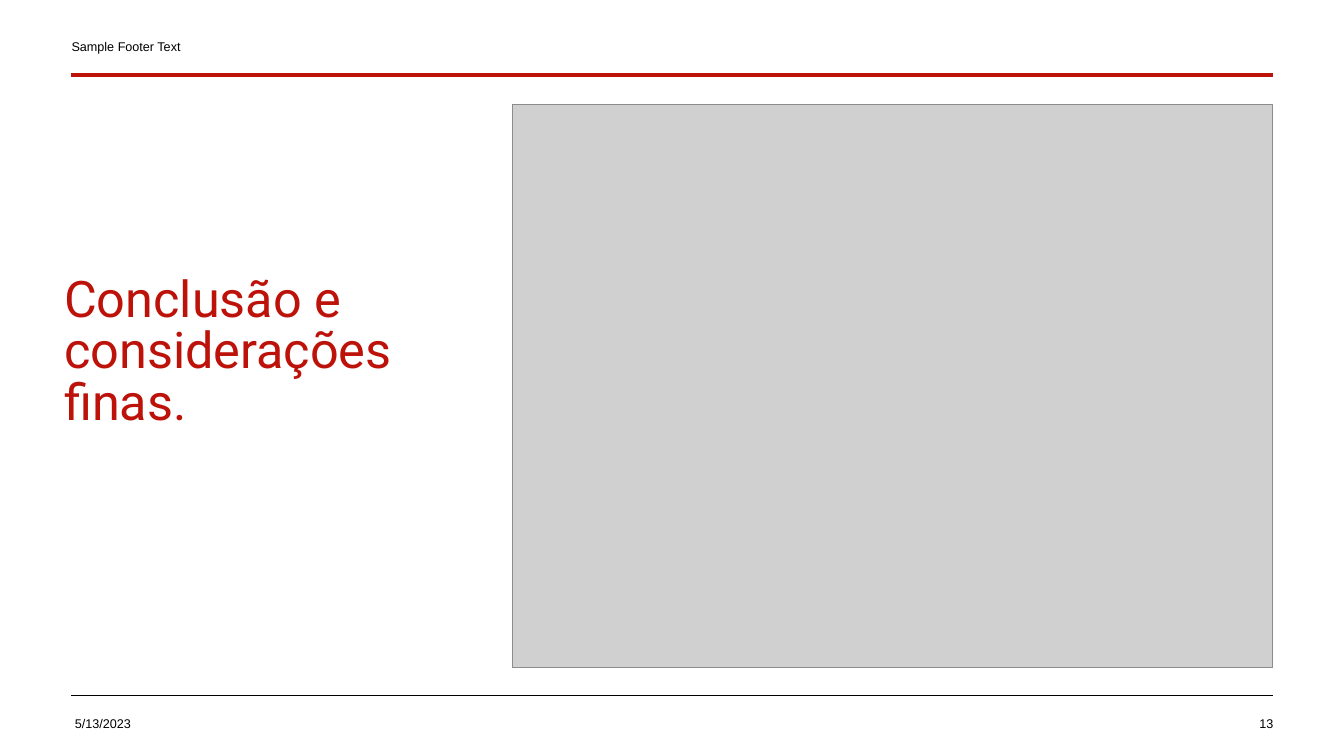
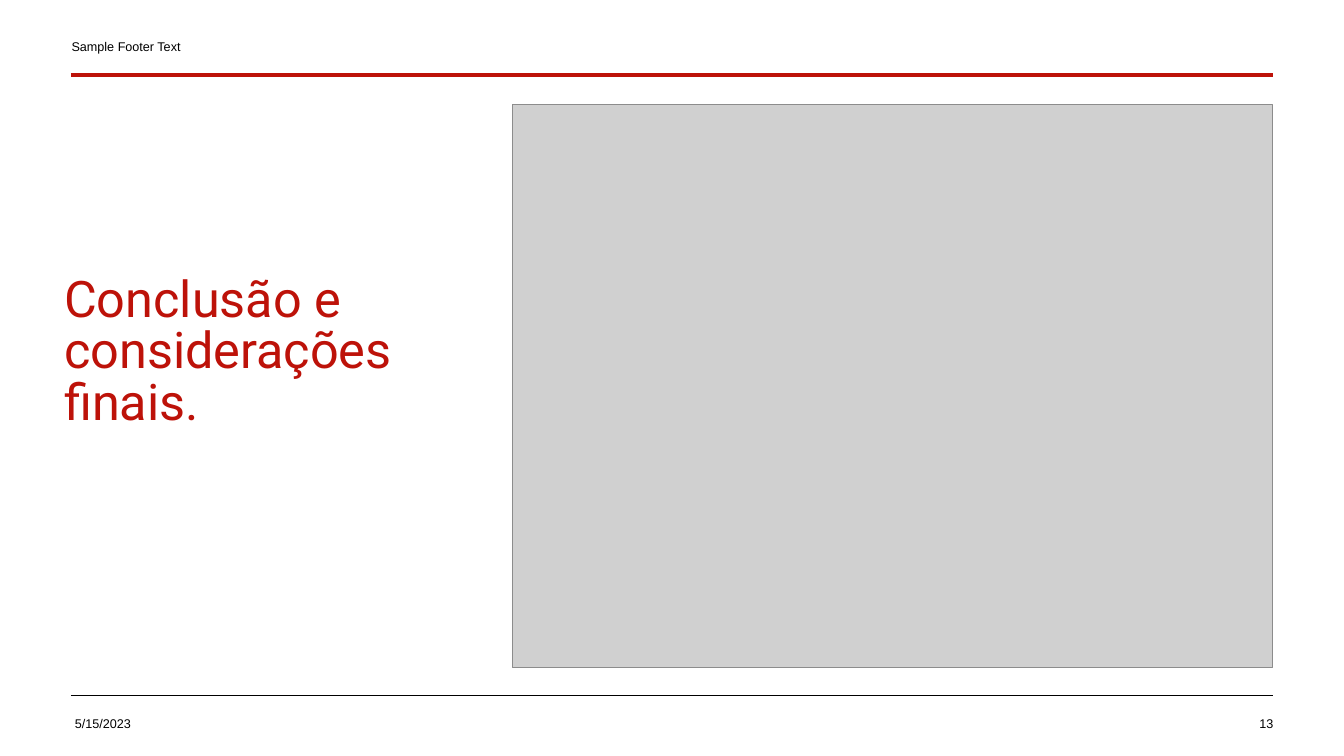
Before and after one commit to miguelsilvag/TRIWORLD-projetoIndividual, a slide deck: slide 13 of Slide/TRIWORLD.pptx. Drawn at 1344x756 pixels with LibreOffice and Linux fonts; fonts in the diff are those of the drawing; grey boxes stand for pictures. Boxes give left, top, right and bottom in pixels: in the first picture for what was removed or moved away, otherwise in the second. Text is boxed around its words. In the diff, an @@ line names an element or a change of style, - is before the commit and + after.

```diff
--- a/Slide/TRIWORLD.pptx
+++ b/Slide/TRIWORLD.pptx
@@ title at (64, 279, 391, 421): text changed @@
-Conclusão e considerações finas.
+Conclusão e considerações finais.
@@ text at (75, 719, 131, 728): text changed @@
-5/13/2023
+5/15/2023
```
Also in this commit, not shown: 12 other slides changed, 5 other files.
